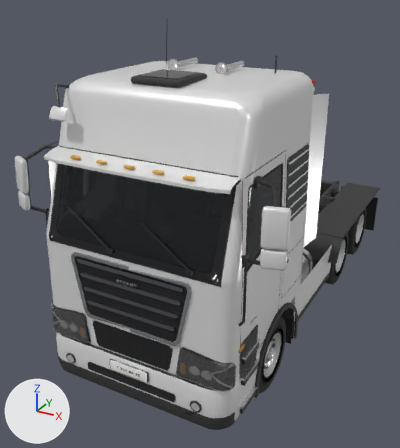
What one commit did to the glTF model game/assets/trucks/atlant.glb.
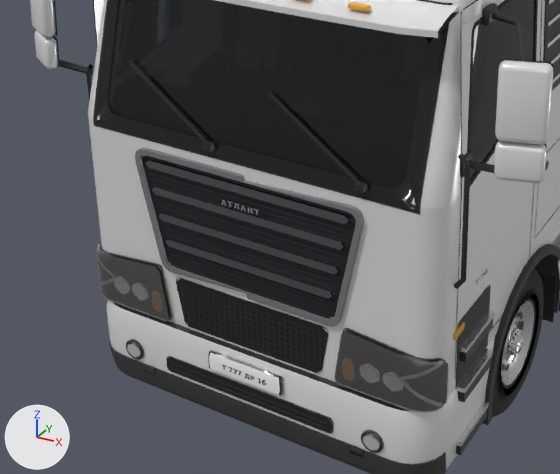
Each version appears first whole from a 50 mm lens placed at (3.23, -9.56, 4.99), pointed at (-0.62, -2.55, 1.49), and next in a close-up on the part from 0% to 74% of the width and 39% to 95% of the height. Lighting does not change. The marker at lower left points along +X, +Y and +Z. The older version's two pictures come first. Where no turn or scale is listed for an object, it has been applied to the vertices. Vertices at exactly the same position are counted once.

The scene before the commit, as lines of its bpy script (objects in view):
```python
ob_atlant = bpy.data.objects.new('atlant', me_atlant)
ob_atlant.location = (-0.003, -1.819, 2.405)
ob_wheel_fl = bpy.data.objects.new('wheel_FL', me_wheel_fl)
ob_wheel_fl.location = (1.02, -3.9, 0.53)
```
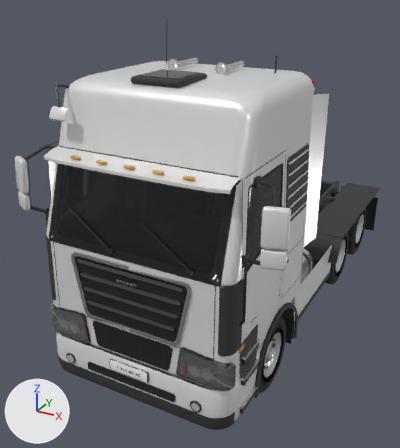
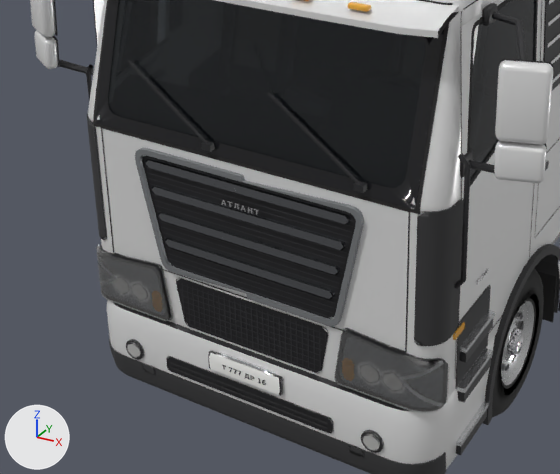
What differs and where, as boxes (x1, y1, x2, y2) in the close-ups (560 x 474 px):
part 1 of me_atlant, added
    after: (414, 198, 464, 346)
part 2 of me_atlant, added
    after: (114, 253, 406, 352)
part 3 of me_atlant, added
    after: (103, 128, 409, 212)
part 4 of me_atlant, added
    after: (101, 128, 114, 253)
part 5 of me_atlant, added
    after: (405, 212, 410, 352)
part 6 of me_atlant, built on
    after: (87, 114, 107, 240)

The change, as a list of edits to the scene's bpy script:
```text
Change me_atlant:
    used by ob_atlant; location = (-0.003, -1.819, 2.405)
    remove me_atlant.from_pydata(...)  # 22011 vertices, 30848 faces; spans x -1.72..1.72, y -3.59..3.59, z -2.15..2.15
    add me_atlant.from_pydata(...)  # 23974 vertices, 33677 faces; spans x -1.72..1.72, y -3.59..3.59, z -2.15..2.15
    me_atlant part 1: a new loose piece of 536 vertices spanning x 1.11..1.26, y -3.5..-3.22, z -0.99..-0.16, in mat_mat_plastic (dark grey #353536)
    me_atlant part 2: a new loose piece of 108 vertices spanning x -1.05..1.06, y -3.5, z -1.06..-1.05, in mat_mat_seam (black #161616)
    me_atlant part 3: a new loose piece of 108 vertices spanning x -1.05..1.06, y -3.48..-3.47, z -0.18..-0.17, in mat_mat_seam (black #161616)
    me_atlant part 4: a new loose piece of 46 vertices spanning x -1.06..-1.05, y -3.5..-3.48, z -1.06..-0.18, in mat_mat_seam (black #161616)
    me_atlant part 5: a new loose piece of 46 vertices spanning x 1.05..1.06, y -3.5..-3.48, z -1.06..-0.18, in mat_mat_seam (black #161616)
    me_atlant part 6: 73 vertices moved within x -1.25..-0.78, y -3.52..-3.25, z -1.35..-0.98; 87 vertices removed from x -1.06..-0.77, y -3.52..-3.51, z -1.33..-1.2; 914 vertices added at x -1.25..-0.64, y -3.52..-3.22, z -1.39..-0.16
    other edits to the shape of me_atlant do not show in these pictures
```
